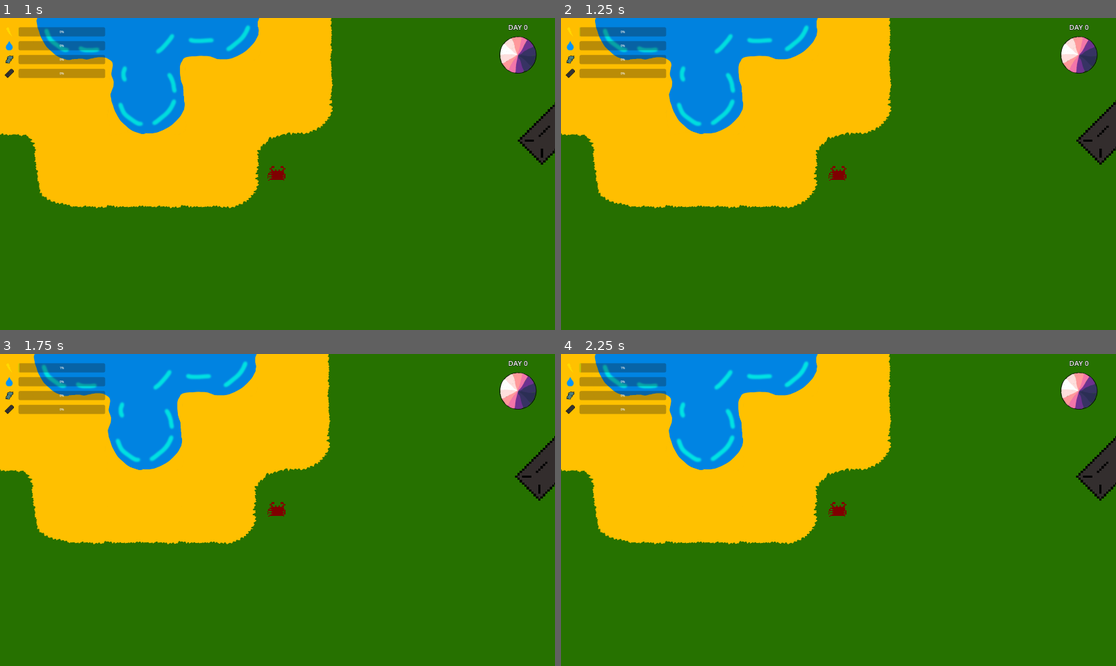
Above: before the commit, frames 1-4 (two rows, left to right).
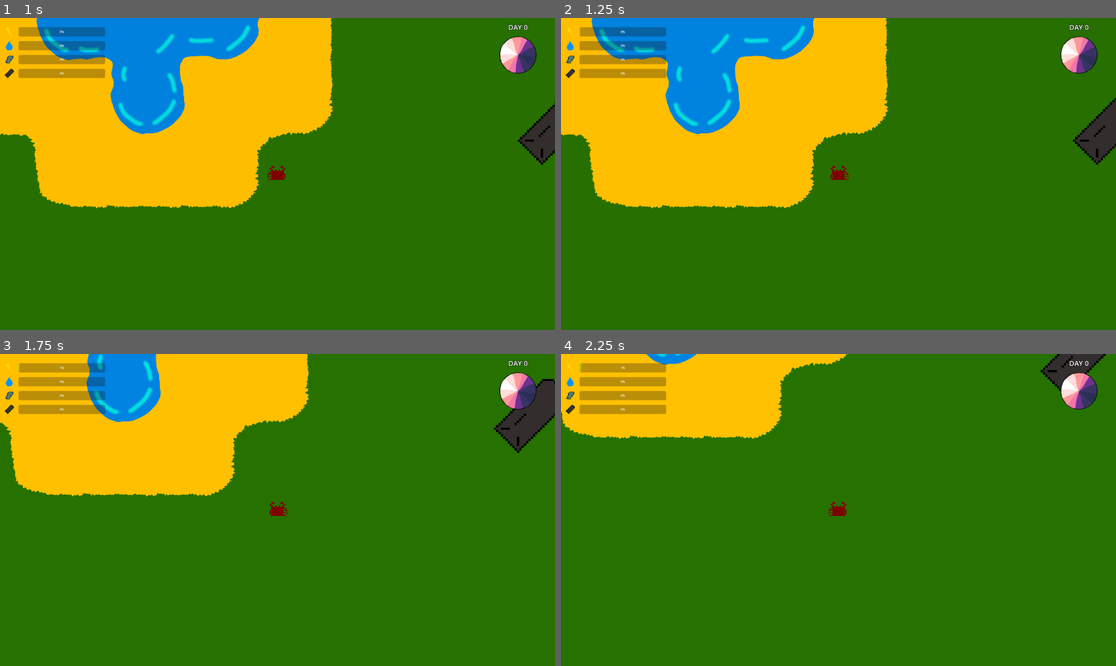
Above: after the commit, the same moments.

Repository: nporposoft/crabs-on-the-island
Game: Godot game, scene res://scenes/island_v1/island_v1.tscn
Two runs of this game, one before a commit and one after it. Both use one fixed random seed, a clock stepped at 60 frames per second and the inputs below.
Inputs:
- Up to frame 1 (1 s): hold D (move_right) from 0.53 s (still down); tap Shift (dodge) at 0.6 s
- Up to frame 2 (1.25 s): keep holding D (move_right)
- Up to frame 3 (1.75 s): release D (move_right) at 1.28 s; hold S (move_down) from 1.28 s (still down); tap Shift (dodge) at 1.35 s
- Up to frame 4 (2.25 s): release S (move_down) at 2.03 s; hold D (move_right) from 2.03 s (still down); hold F (harvest) from 2.03 s (still down)

Frame 1 is identical in both runs. In frame 2, 2.5% of the frame differs, in the area x 0-100%, y 0-62%; in frame 3, 18%; in frame 4, 28%.

Commit message:
fix dodge cooldown

Diff:
--- a/crabs/Crab.gd
+++ b/crabs/Crab.gd
@@ -6,6 +6,7 @@
 @export var dodge_battery_usage: float = 0.5
 @export var harvest_battery_usage: float = 0.1
 @export var dodge_cooldown_seconds: float = 1.67
+@export var dodge_duration: float = 0.5
 @export var dodge_speed_multiplier: float = 1.0
 
 const movementThreshold: float = 5.0
@@ -31,7 +32,6 @@
 
 var _current_animation: String
 var _current_flip_h: bool
-var _dodge_cooldown_timer: Timer
 
 var _body_resources: Dictionary = {
 	"iron": 0,
@@ -57,16 +57,6 @@
 }
 
 
-func _ready() -> void:
-	_dodge_cooldown_timer = Timer.new()
-	_dodge_cooldown_timer.wait_time = dodge_cooldown_seconds
-	_dodge_cooldown_timer.one_shot = true
-	_dodge_cooldown_timer.timeout.connect(func() -> void:
-		_unset_state(States.DODGING)
-	)
-	call_deferred("add_child", _dodge_cooldown_timer)
-
-
 func init(body_resources: Dictionary, stats: Dictionary) -> void:
 	_body_resources = body_resources
 	_stats = stats
@@ -85,11 +75,16 @@
 	if _has_any_state([States.DODGING, States.DODGE_COOLDOWN, States.OUT_OF_BATTERY, States.REPRODUCING]): return
 
 	_set_state(States.DODGING)
+	_set_state(States.DODGE_COOLDOWN)
 	var direction: Vector2 = Util.get_vector_from_direction(_direction)
 	apply_central_impulse(direction * _stats.move_speed * dodge_speed_multiplier)
 	_modify_battery_energy(-dodge_battery_usage)
-	_dodge_cooldown_timer.start()
-
+	_one_shot_timer(dodge_duration, func() -> void:
+		_unset_state(States.DODGING)
+	)
+	_one_shot_timer(dodge_cooldown_seconds, func() -> void:
+		_unset_state(States.DODGE_COOLDOWN)
+	)
 
 func harvest() -> void:
 	if _has_state(States.OUT_OF_BATTERY): return
@@ -169,6 +164,19 @@
 		$AnimatedSprite2D.flip_h = _current_flip_h
 
 
+func _one_shot_timer(duration: float, callback: Callable) -> void:
+	var timer: Timer = Timer.new()
+	timer.wait_time = duration
+	timer.one_shot = true
+	timer.timeout.connect(func() -> void:
+		callback.call()
+		remove_child(timer)
+		timer.queue_free()
+	)
+	add_child(timer)
+	timer.start()
+
+
 func _has_state(state: States) -> bool:
 	var mask: int = 1 << state
 	return _state & mask
